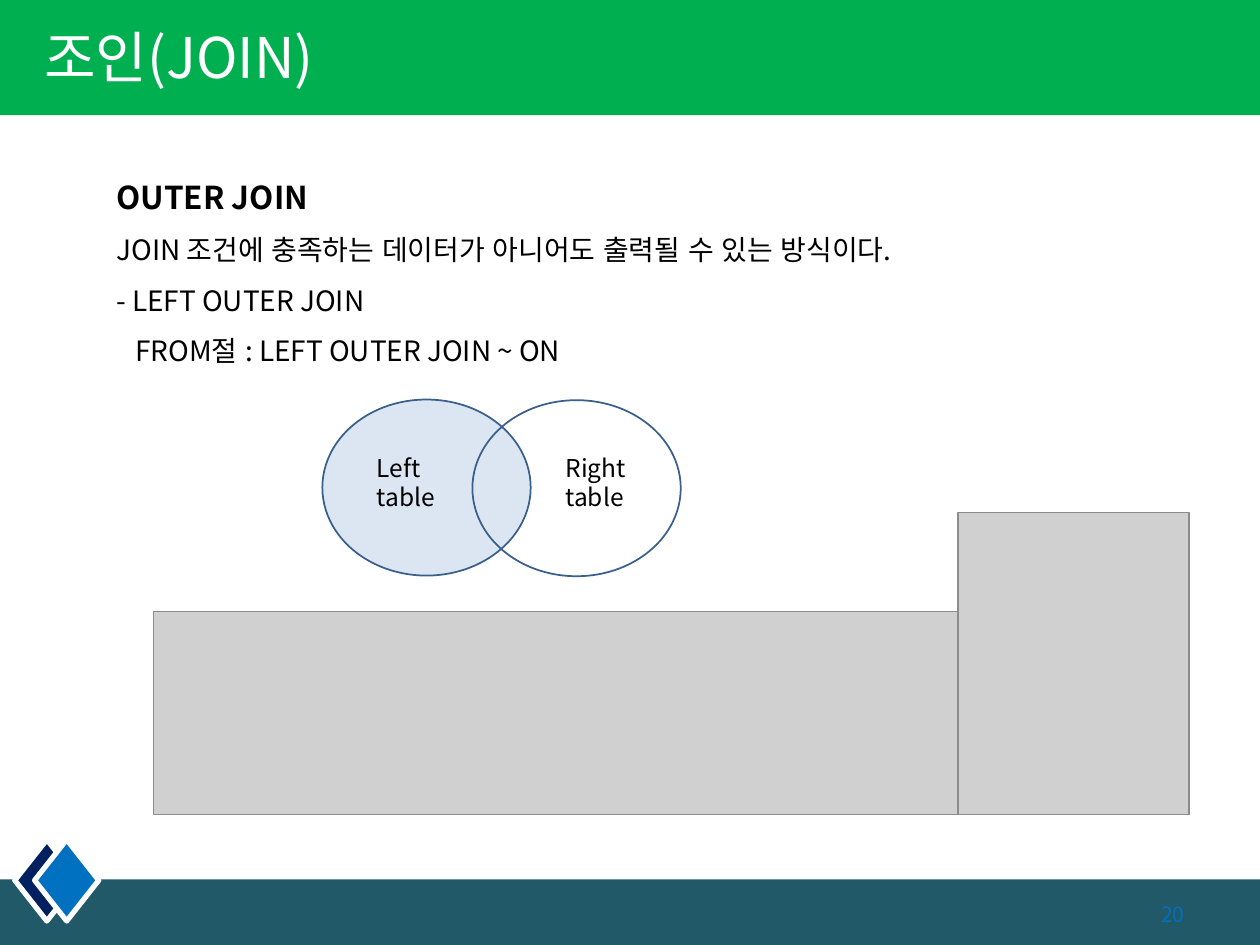
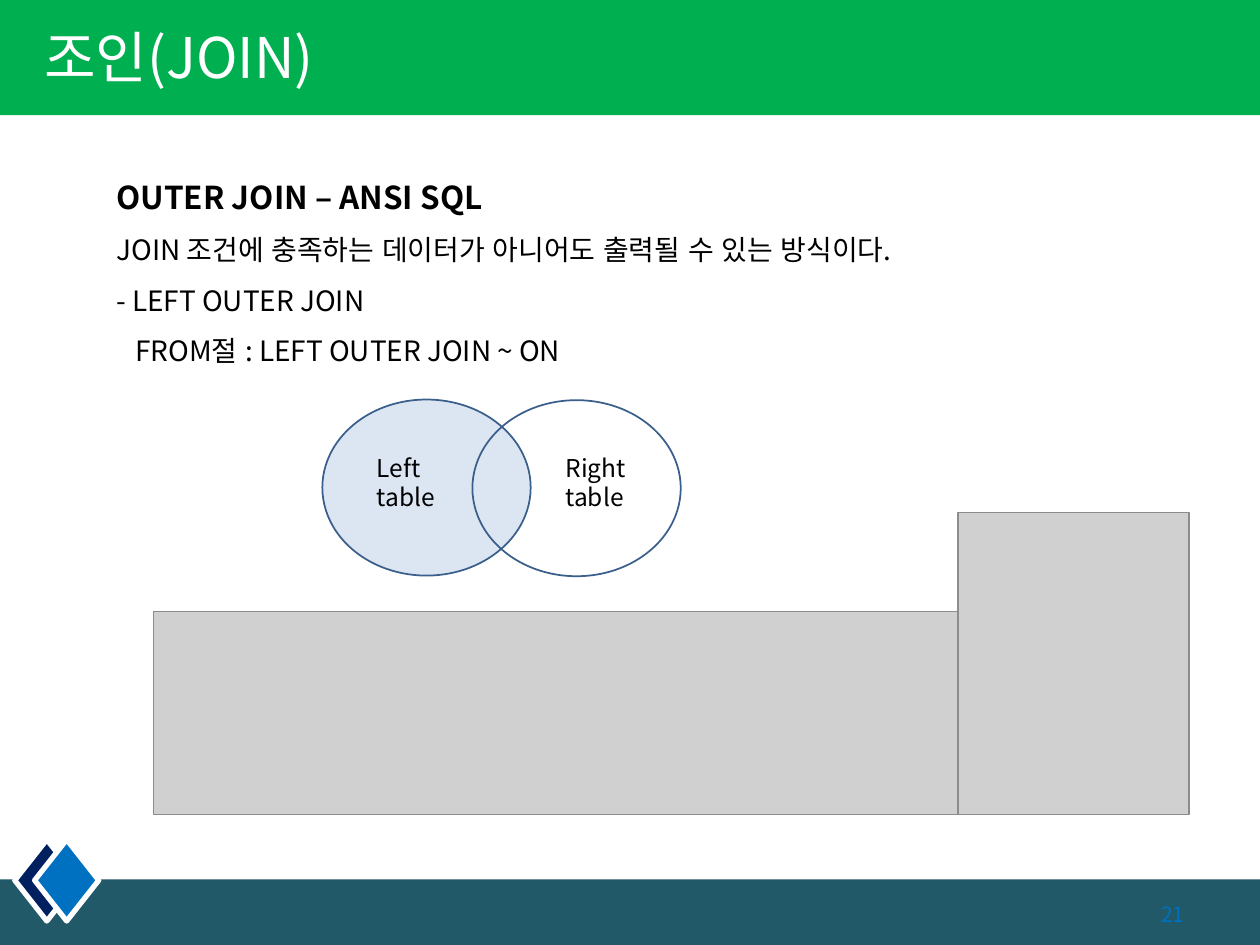
Before and after one commit to kiyongee2/green_project_web, a slide deck: slide 21 of db_ppt/4장. select_join.pptx (slide 20 before the commit). Drawn at 1260x945 pixels with LibreOffice and Linux fonts; fonts in the diff are those of the drawing; grey boxes stand for pictures. Boxes give left, top, right and bottom in pixels: in the first picture for what was removed or moved away, otherwise in the second. Text is boxed around its words. In the diff, an @@ line names an element or a change of style, - is before the commit and + after.

Commit message:
db ppt join

```diff
--- a/db_ppt/4장. select_join.pptx
+++ b/db_ppt/4장. select_join.pptx
@@ text at (116,185,482,216): text changed @@
-OUTER JOIN
+OUTER JOIN – ANSI SQL
```
Also in this commit, not shown: 3 other slides changed, 3 slides added, 4 slides removed, 2 other files.
